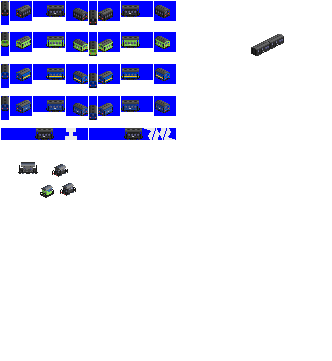
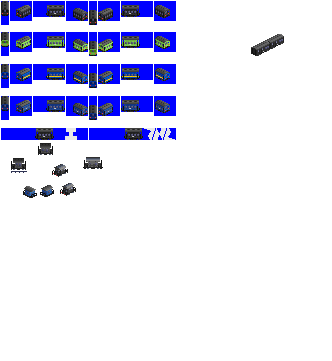
The second 332px x 361px image is a revision of the first. Changes to its layers:
painted on "yo 8000" over [11, 143, 103, 198]
